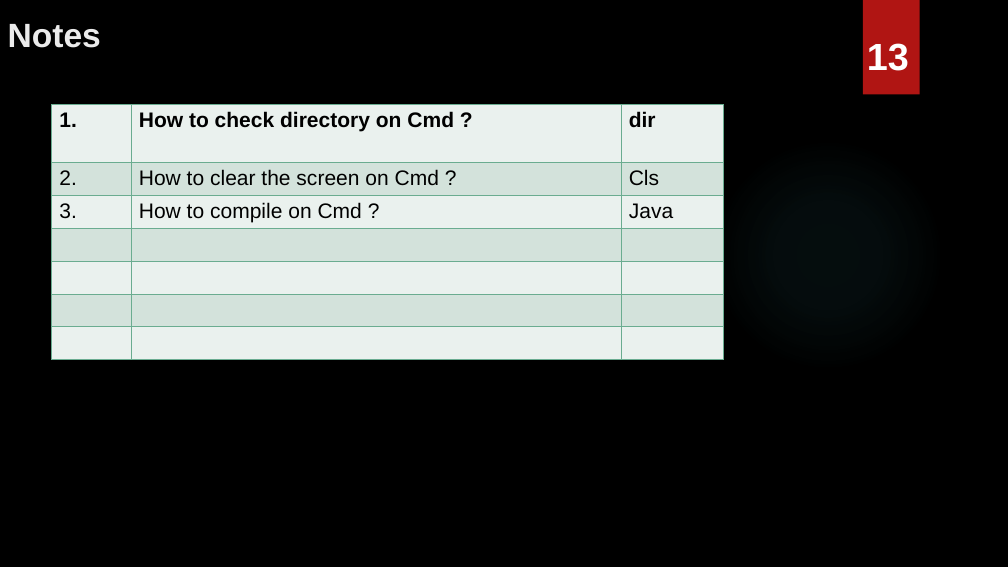
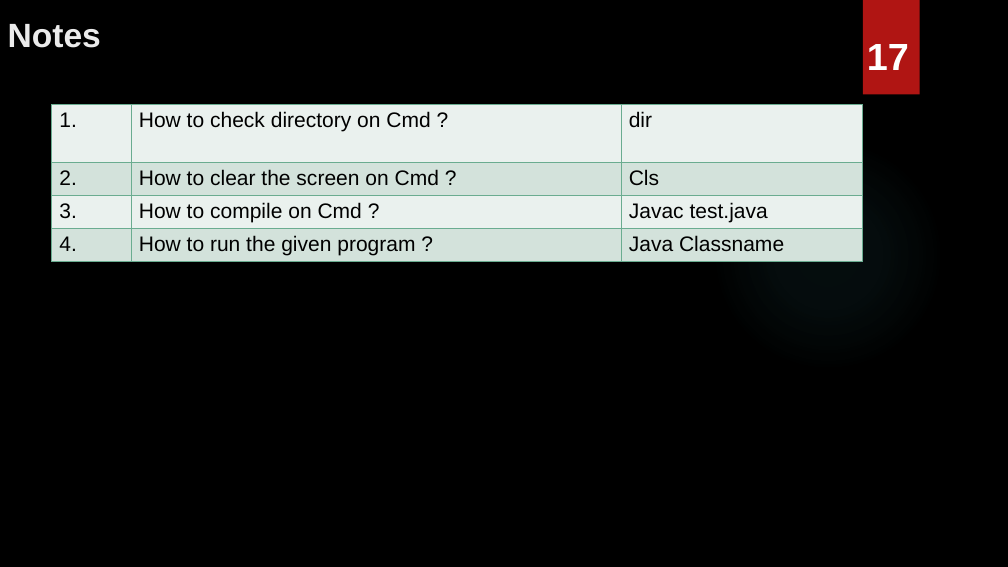
Before and after one commit to MeghaM-A/Java, a slide deck: slide 18 of Java.pptx. Drawn at 1008x567 pixels with LibreOffice and Linux fonts; fonts in the diff are those of the drawing; background and template pictures are left out. Boxes give left, top, right and bottom in pixels: in the first picture for what was removed or moved away, otherwise in the second. Text is boxed around its words. In the diff, an @@ line names an element or a change of style, - is before the commit and + after.

```diff
--- a/Java.pptx
+++ b/Java.pptx
@@ text at [867, 44, 909, 70]: text changed @@
-13
+17
@@ table at [52, 105, 863, 262] @@
-row 3: 3. | How to compile on Cmd ? | Java
-row 4:  |  | 
-row 5:  |  | 
-row 6:  |  | 
-row 7:  |  | 
+row 3: 3. | How to compile on Cmd ? | Javac test.java
+row 4: 4. | How to run the given program ? | Java Classname
@@ table: place and size @@
-table at [52, 105, 724, 360]
+table at [52, 105, 863, 262]
```
Also in this commit, not shown: 11 other slides changed, 8 slides added.
